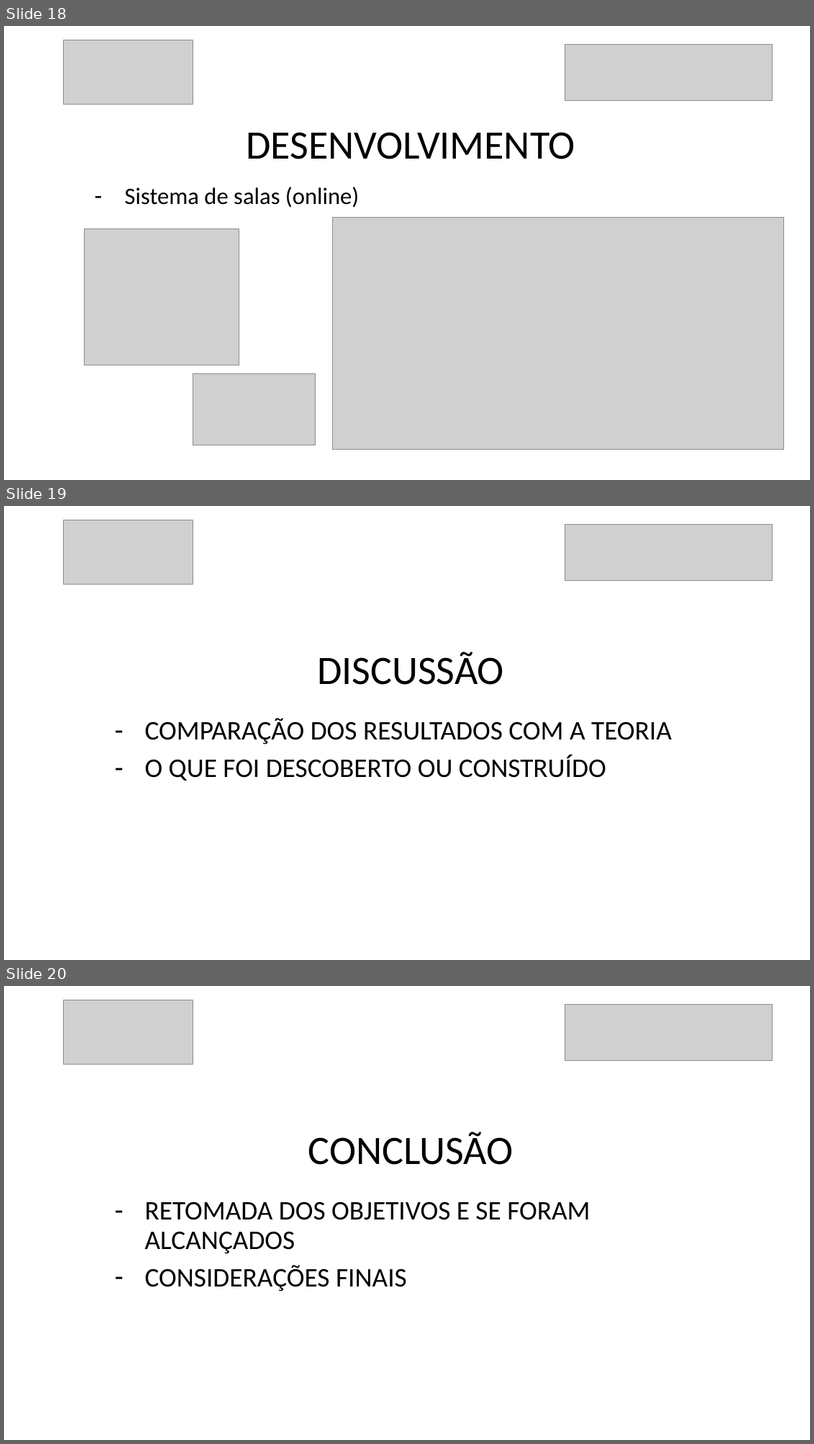
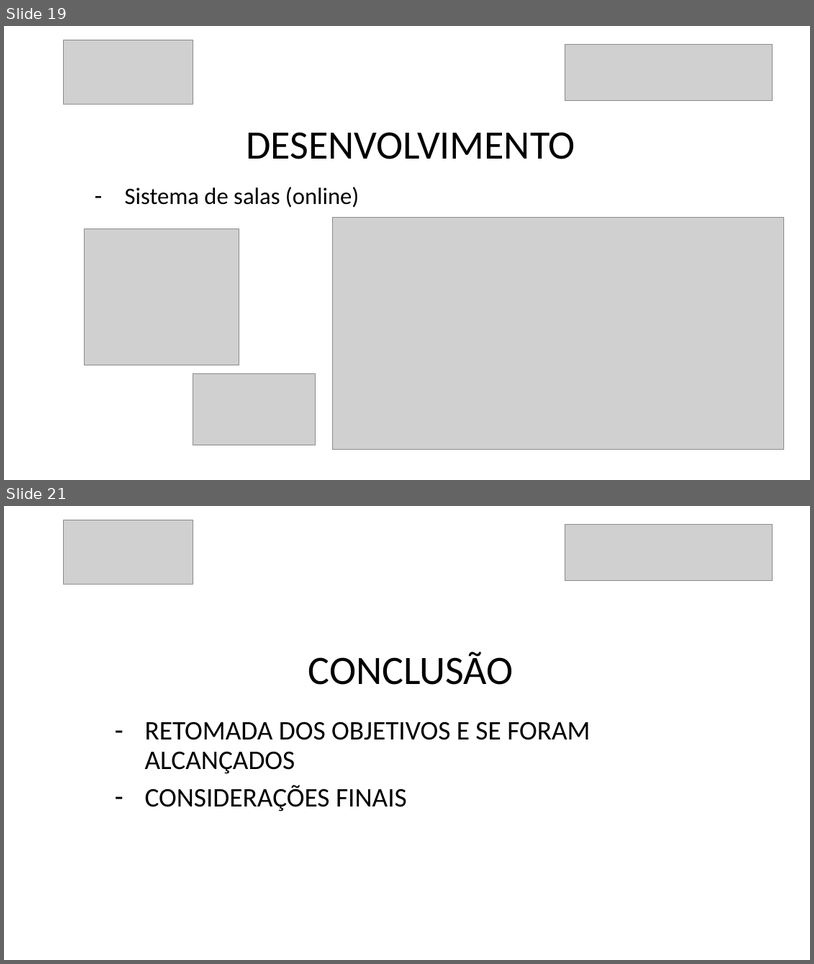
Before and after one commit to danilovaz7/curso-tecnico, a slide deck: liceu/3semestre/projeto integrador/tcc slide.pptx. Shown one above the other, each under a label of ours: slides 18, 19 and 20 before the commit, slides 19 and 21 after it; the slides between them are not shown. The pictures are 814x1444 and 814x964 pixels, drawn with LibreOffice and Linux fonts; fonts in the diff are those of the drawing; grey boxes stand for pictures. Boxes give left, top, right and bottom in pixels: in the first picture for what was removed or moved away, otherwise in the second. Text is boxed around its words. In the diff, an @@ line names an element or a change of style, - is before the commit and + after.

```diff
--- a/liceu/3semestre/projeto integrador/tcc slide.pptx
+++ b/liceu/3semestre/projeto integrador/tcc slide.pptx
@@ slide 19 removed at (x1=4, y1=506, x2=810, y2=960), background #FFFFFF @@
@@ picture removed at (x1=64, y1=520, x2=193, y2=584) @@
@@ picture removed at (x1=566, y1=524, x2=774, y2=580) @@
@@ title removed at (x1=317, y1=651, x2=504, y2=685) @@
-DISCUSSÃO
@@ subtitle removed at (x1=145, y1=718, x2=672, y2=780) @@
-– COMPARAÇÃO DOS RESULTADOS COM A TEORIA
-– O QUE FOI DESCOBERTO OU CONSTRUÍDO
@@ what was slide 18 is now slide 19 @@
@@ what was slide 20 is now slide 21 @@
```
Also in this commit, not shown: 2 slides added.
